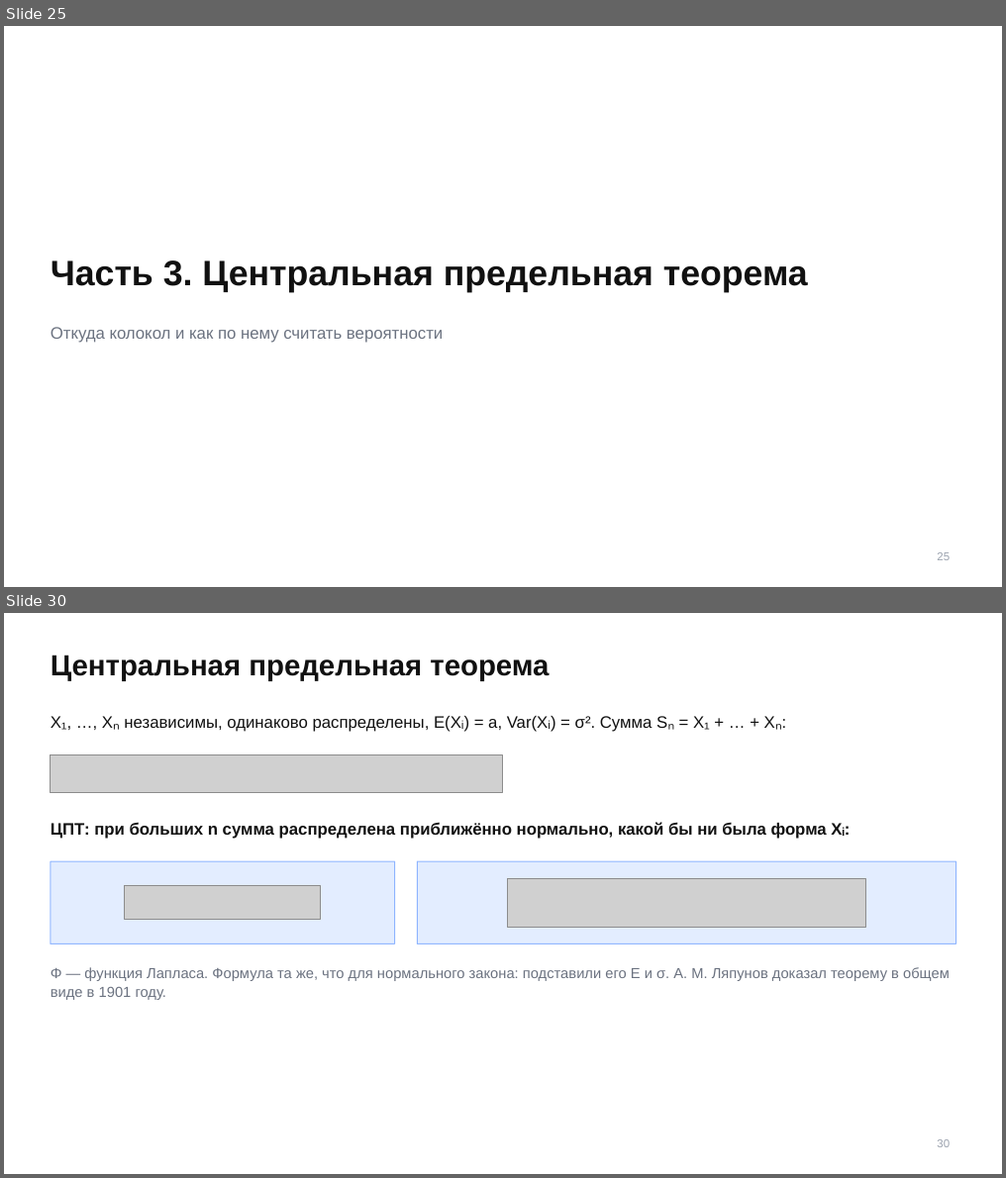
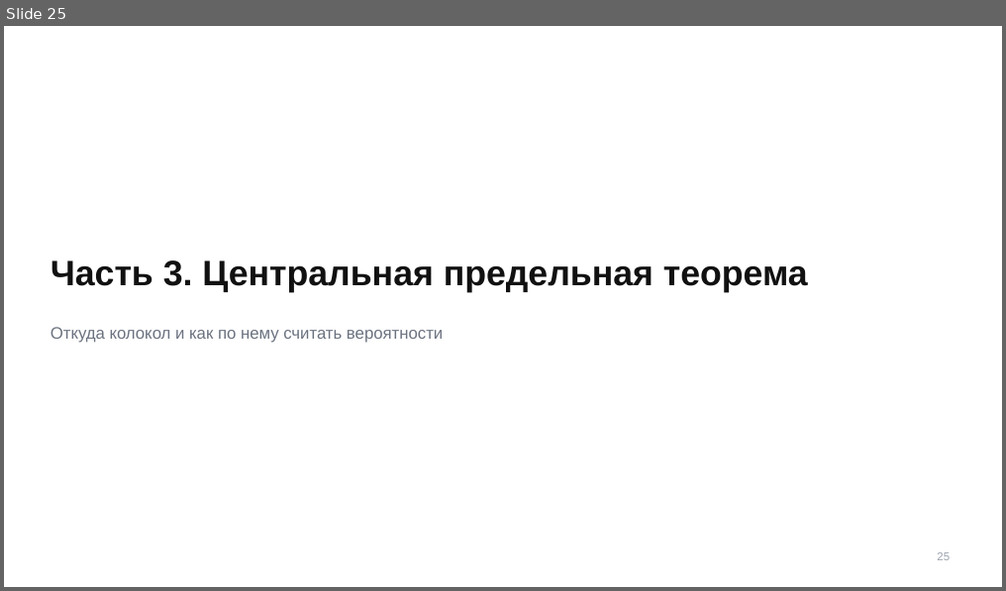
Before and after one commit to TheTonyPub/probability-theory-2026, a slide deck: lectures/07_lln-clt.pptx. Shown one above the other, each under a label of ours: slides 25 and 30 before the commit, slide 25 after it; the slides between them are not shown. The pictures are 1006x1178 and 1006x591 pixels, drawn with LibreOffice and Linux fonts; fonts in the diff are those of the drawing; grey boxes stand for pictures. Boxes give left, top, right and bottom in pixels: in the first picture for what was removed or moved away, otherwise in the second. Text is boxed around its words. In the diff, an @@ line names an element or a change of style, - is before the commit and + after.

```diff
--- a/lectures/07_lln-clt.pptx
+++ b/lectures/07_lln-clt.pptx
@@ slide 30 removed at [4, 613, 1002, 1174], background #FFFFFF @@
@@ text removed at [51, 655, 548, 681] @@
-Центральная предельная теорема
@@ text removed at [51, 716, 710, 732] @@
-X₁, …, Xₙ независимы, одинаково распределены, E(Xᵢ) = a, Var(Xᵢ) = σ². Сумма Sₙ = X₁ + … + Xₙ:
@@ picture removed at [51, 756, 503, 792] @@
@@ text removed at [51, 822, 849, 839] @@
-ЦПТ: при больших n сумма распределена приближённо нормально, какой бы ни была форма Xᵢ:
@@ rectangle removed at [51, 861, 395, 944] @@
@@ rectangle removed at [417, 861, 956, 944] @@
@@ picture removed at [508, 878, 865, 927] @@
@@ picture removed at [125, 886, 321, 920] @@
@@ text removed at [51, 967, 949, 1000] @@
-Φ — функция Лапласа. Формула та же, что для нормального закона: подставили его E и σ. А. М. Ляпунов доказал теорему в общем виде в 1901 году.
@@ text removed at [937, 1140, 949, 1148] @@
-30
```
Also in this commit, not shown: 10 slides changed, 3 slides added, 1 other slide removed, 1 other file.
